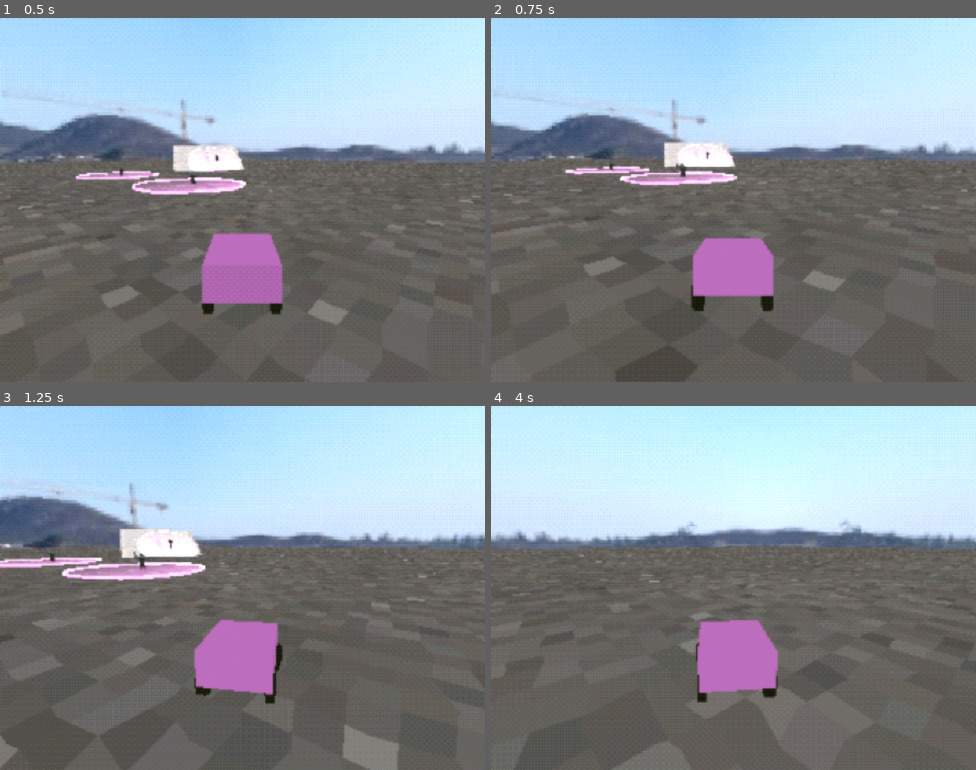
Above: before the commit, frames 1-4 (two rows, left to right).
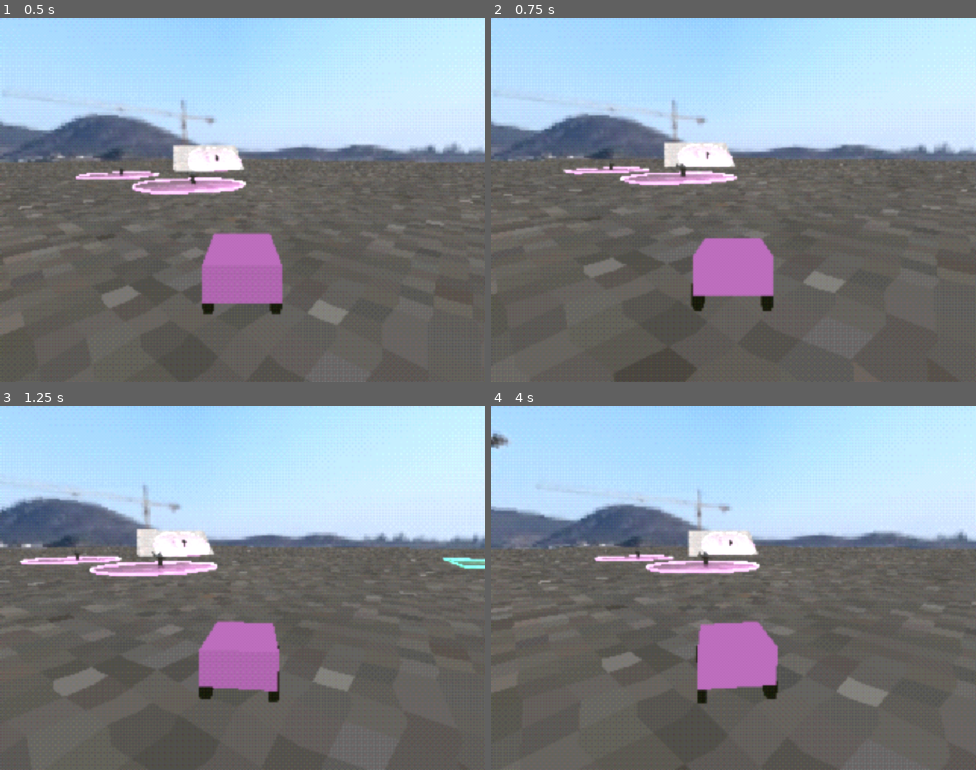
Above: after the commit, the same moments.

Repository: Walfalcon/NormalTaxi
Game: Godot game, scene res://shaders/PostProcessing.tscn
Same seed, same stepped clock (60 frames per second), same inputs: the game is played once before the commit and once after it.
Inputs:
- Up to frame 1 (0.5 s): no input
- Up to frame 2 (0.75 s): hold D (Right) from 0.53 s (still down); hold J (Gas) from 0.53 s (still down)
- Up to frame 3 (1.25 s): keep holding D (Right); keep holding J (Gas); tap Shift (Shift, bound only after the commit) at 0.8 s
- Up to frame 4 (4 s): release D (Right) at 1.28 s; release J (Gas) at 1.28 s; hold K (Brake) 1.28-2.03 s; tap Shift (Shift, bound only after the commit) at 1.35, 2.3, 2.85, 3.8 s; tap J (Gas) at 1.55, 3.05 s; hold J (Gas) 2.03-2.78 s; hold D (Right) 2.03-3.53 s; hold A (Left) from 3.53 s (still down); hold J (Gas) from 3.53 s (still down)

Frame 1 is identical in both runs. In frame 2, less than 0.1% of the frame differs, in the area x 3-99%, y 29-81%; in frame 3, 8.0%; in frame 4, 24%, in the area x 0-100%, y 0-100%.

Commit message:
Added gear shifting to the car, some passenger stuff

Diff:
--- a/Game/GameObjects/Passenger/Passenger.tscn
+++ b/Game/GameObjects/Passenger/Passenger.tscn
@@ -16,6 +16,9 @@
 height = 0.5
 radial_segments = 16
 rings = 0
+
+[sub_resource type="CylinderShape3D" id="CylinderShape3D_6obno"]
+height = 3.0
 
 [node name="Passenger" type="Node3D"]
 script = ExtResource("1_yg7tl")
@@ -41,3 +44,9 @@
 double_sided = false
 alpha_cut = 1
 texture = ExtResource("3_6obno")
+
+[node name="Area" type="Area3D" parent="TargetModel"]
+unique_name_in_owner = true
+
+[node name="CollisionShape3D" type="CollisionShape3D" parent="TargetModel/Area"]
+shape = SubResource("CylinderShape3D_6obno")
--- a/Game/GameObjects/Passenger/passenger.gd
+++ b/Game/GameObjects/Passenger/passenger.gd
@@ -2,15 +2,20 @@
 extends Node3D
 
 @export var radius: float = 6.0
-@export var walk_speed: float = 2.0
-@export var run_speed: float = 3.0
-@export var dodge_speed: float = 14.0
-@export var dodge_distance: float = 5.0
+@export var clue: String = "i dunno"
+@export var take_me_to: String = "" ## Index destinations by the name of the object
 
 @onready var placement_raycast: RayCast3D = %PlacementRaycast
 @onready var target_model: MeshInstance3D = %TargetModel
 @onready var passenger_sprite: Sprite3D = %PassengerSprite
 @onready var passenger_base: Node3D = %PassengerBase
+@onready var area: Area3D = %Area
+
+
+const walk_speed: float = 2.0
+const run_speed: float = 3.0
+const dodge_speed: float = 14.0
+const dodge_distance: float = 5.0
 
 var passenger_ready: bool = true
 var dodging: bool = false
@@ -22,6 +27,8 @@
 	if placement_raycast.is_colliding():
 		target_model.mesh.top_radius = radius
 		target_model.mesh.bottom_radius = radius
+		var area_shape = area.find_child("CollisionShape3D")
+		area_shape.shape.radius = radius
 		position = placement_raycast.get_collision_point()
 		normal = placement_raycast.get_collision_normal()
 		target_model.look_at(position + normal)
@@ -56,3 +63,5 @@
 			dodging = false
 	elif distance_to_player > 15.0:
 		passenger_base.position = passenger_base.position.move_toward(Vector3.ZERO, walk_speed * delta)
+	elif GameVariables.current_player.speed < 0.1 and area.overlaps_body(GameVariables.current_player):
+		GameVariables.current_player.passenger_enter(self)
--- a/Game/GameObjects/car.gd
+++ b/Game/GameObjects/car.gd
@@ -3,7 +3,7 @@
 
 @export_category("Gas/Brake")
 @export var gas_force: float = 900.0
-@export var brake_force: float = 1200.0
+@export var brake_force: float = 1.0
 @export var max_speed: float = 60.0 ## Positive number
 @export var max_reverse_speed: float = -50.0 ## Negative number
 @export var accel_curve: Curve
@@ -13,9 +13,11 @@
 
 @export var tires: Array[Tire]
 
-var gas_brake: float = 0.0 ## Should be from -1 to +1
+var gas: float = 0.0 ## From 0 to 1
+var brake: float = 0.0
 var steering: float = 0.0 ## Should be from -max_steering_angle to +max_steering_angle
 var speed: float = 0.0
+var gear_forward: bool = true
 
 func _physics_process(delta: float) -> void:
 	speed = linear_velocity.length()
@@ -25,19 +27,8 @@
 			tire.steer(steering)
 		tire.suspension()
 		if tire.driven:
-			tire.drive(gas_brake)
+			tire.drive(gas, brake, gear_forward)
 		tire.traction()
-	if speed < stopping_speed:
-		apply_central_force(-linear_velocity * mass / delta)
-	#	## Steering
-	#	var target_angular_velocity: Vector3 = global_basis.y * steering * drive_speed
-	#	var flat_angular_velocity: Vector3 = angular_velocity.project(global_basis.y)
-	#	apply_torque((target_angular_velocity - flat_angular_velocity) * mass)
-	## Prevent slipping
-	#var slip_speed: float = -global_basis.tdotx(linear_velocity)
-	#force += global_basis.x * slip_speed * tire_grip * mass / delta
-
-	#apply_central_force(force)
 
 func get_point_velocity(point: Vector3) -> Vector3:
 	return linear_velocity + angular_velocity.cross(point - global_position)
--- /dev/null
+++ b/Game/Level/Destination/destination.gd
@@ -0,0 +1,12 @@
+class_name Destination
+extends Area3D
+
+var is_active: bool = false
+
+func _ready() -> void:
+	GameVariables.destinations.append(self)
+
+func _physics_process(delta: float) -> void:
+	if GameVariables.current_player.speed < 0.1 and overlaps_body(GameVariables.current_player):
+		GameVariables.current_player.stop()
+		print("get points")
--- /dev/null
+++ b/Game/Level/Destination/destination.tscn
@@ -0,0 +1,6 @@
+[gd_scene load_steps=2 format=3 uid="uid://cxaiw6np38ld7"]
+
+[ext_resource type="Script" uid="uid://dlh1uxh1w060y" path="res://Level/Destination/destination.gd" id="1_fft7u"]
+
+[node name="Destination" type="Area3D"]
+script = ExtResource("1_fft7u")
--- /dev/null
+++ b/Game/Level/Materials/light_volume.tres
@@ -0,0 +1,8 @@
+[gd_resource type="ShaderMaterial" load_steps=2 format=3 uid="uid://7xe86xhw1m8m"]
+
+[ext_resource type="Shader" uid="uid://b7ihdy2gexmxd" path="res://shaders/psx_light-volume.gdshader" id="1_ggn2r"]
+
+[resource]
+render_priority = 0
+shader = ExtResource("1_ggn2r")
+shader_parameter/modulate_color = Color(1, 1, 1, 1)
--- a/Game/Level/level.tscn
+++ b/Game/Level/level.tscn
@@ -6,6 +6,8 @@
 [ext_resource type="Shader" uid="uid://dnep6whwrvihk" path="res://shaders/psx_unlit.gdshader" id="3_52x1o"]
 [ext_resource type="Texture2D" uid="uid://cx50tn3jmqk4v" path="res://Level/Materials/Textures/Cement Tile 32.png" id="4_iincs"]
 [ext_resource type="PackedScene" uid="uid://bmmlolxoi3a7r" path="res://GameObjects/Passenger/Passenger.tscn" id="6_nk1il"]
+[ext_resource type="PackedScene" uid="uid://cxaiw6np38ld7" path="res://Level/Destination/destination.tscn" id="7_22cqp"]
+[ext_resource type="Shader" uid="uid://b7ihdy2gexmxd" path="res://shaders/psx_light-volume.gdshader" id="8_wqlfs"]
 
 [sub_resource type="PanoramaSkyMaterial" id="PanoramaSkyMaterial_nk1il"]
 panorama = ExtResource("1_iincs")
@@ -56,6 +58,18 @@
 subdivide_height = 4
 subdivide_depth = 4
 
+[sub_resource type="ShaderMaterial" id="ShaderMaterial_py82k"]
+render_priority = 0
+shader = ExtResource("8_wqlfs")
+shader_parameter/modulate_color = Color(0.14902, 1, 0.666667, 1)
+
+[sub_resource type="BoxMesh" id="BoxMesh_1teg4"]
+material = SubResource("ShaderMaterial_py82k")
+size = Vector3(15, 0.5, 15)
+
+[sub_resource type="BoxShape3D" id="BoxShape3D_i5g78"]
+size = Vector3(15, 3, 15)
+
 [node name="Level" type="Node3D"]
 
 [node name="WorldEnvironment" type="WorldEnvironment" parent="."]
@@ -87,9 +101,24 @@
 
 [node name="Passenger" parent="Passengers" instance=ExtResource("6_nk1il")]
 transform = Transform3D(1, 0, 0, 0, 1, 0, 0, 0, 1, 37.5155, 2.85626, 33.4607)
+take_me_to = "TestDest"
 
 [node name="Passenger2" parent="Passengers" instance=ExtResource("6_nk1il")]
 transform = Transform3D(1, 0, 0, 0, 1, 0, 0, 0, 1, 37.5155, 1.59775, 12.8619)
+take_me_to = "TestDest"
 
 [node name="Passenger3" parent="Passengers" instance=ExtResource("6_nk1il")]
 transform = Transform3D(1, 0, 0, 0, 1, 0, 0, 0, 1, 18.7735, 1.59775, 12.8619)
+take_me_to = "TestDest"
+
+[node name="Destinations" type="Node" parent="."]
+
+[node name="TestDest" parent="Destinations" instance=ExtResource("7_22cqp")]
+transform = Transform3D(1, 0, 0, 0, 1, 0, 0, 0, 1, -15.0147, 0, 37.8626)
+
+[node name="MeshInstance3D" type="MeshInstance3D" parent="Destinations/TestDest"]
+mesh = SubResource("BoxMesh_1teg4")
+
+[node name="CollisionShape3D" type="CollisionShape3D" parent="Destinations/TestDest"]
+transform = Transform3D(1, 0, 0, 0, 1, 0, 0, 0, 1, 0, 1.5, 0)
+shape = SubResource("BoxShape3D_i5g78")
--- a/Game/Player/PlayerCustom.tscn
+++ b/Game/Player/PlayerCustom.tscn
@@ -7,7 +7,8 @@
 [ext_resource type="Script" uid="uid://de6afhegvlrr8" path="res://Player/camera_pivot.gd" id="5_rg7h5"]
 
 [sub_resource type="Curve" id="Curve_rg7h5"]
-_data = [Vector2(0, 0.460674), 0.0, 0.0, 0, 0, Vector2(0.362319, 0.889865), 0.0, 0.0, 0, 0, Vector2(0.630435, 0.777691), 0.0, 0.0, 0, 0, Vector2(0.991037, 0.272677), 0.0, 0.0, 0, 0, Vector2(1, 0), 0.0, 0.0, 0, 0]
+_limits = [0.0, 1.0, -1.0, 1.0]
+_data = [Vector2(-0.0106382, 0.629214), 0.0, 0.0, 0, 0, Vector2(0.362319, 0.889865), 0.0, 0.0, 0, 0, Vector2(0.630435, 0.777691), 0.0, 0.0, 0, 0, Vector2(0.991037, 0.272677), 0.0, 0.0, 0, 0, Vector2(1, 0), 0.0, 0.0, 0, 0]
 point_count = 5
 
 [sub_resource type="BoxShape3D" id="BoxShape3D_53tn2"]
@@ -23,6 +24,9 @@
 bottom_radius = 0.3
 height = 0.14
 radial_segments = 7
+
+[sub_resource type="LabelSettings" id="LabelSettings_rg7h5"]
+font_size = 12
 
 [node name="PlayerCustom" type="RigidBody3D" node_paths=PackedStringArray("tires")]
 mass = 25.0
@@ -120,3 +124,15 @@
 
 [node name="Camera3D" type="Camera3D" parent="CameraPivot"]
 transform = Transform3D(1, 0, 0, 0, 0.982935, 0.183951, 0, -0.183951, 0.982935, 0, 2, 4)
+
+[node name="Clue" type="Label" parent="."]
+unique_name_in_owner = true
+offset_top = 10.0
+offset_right = 320.0
+offset_bottom = 60.0
+label_settings = SubResource("LabelSettings_rg7h5")
+horizontal_alignment = 1
+vertical_alignment = 1
+autowrap_mode = 2
+justification_flags = 0
+text_overrun_behavior = 1
--- a/Game/Player/player_custom.gd
+++ b/Game/Player/player_custom.gd
@@ -1,5 +1,10 @@
 class_name Player
 extends Car
+
+@onready var clue_label: Label = %Clue
+
+var current_destination: Destination = null
+var has_passenger: bool = false
 
 func _ready() -> void:
 	GameVariables.current_player = self
@@ -7,17 +12,31 @@
 func _physics_process(delta: float) -> void:
 	## Get inputs
 	steering = Input.get_axis("Right", "Left") * max_steering_angle
-	gas_brake = Input.get_axis("Brake", "Gas")
+	gas = Input.get_action_strength("Gas")
+	brake = Input.get_action_strength("Brake")
 
-	## Apply steering to front tires
-	## Apply gas/braking to all tires
-	#tire_front_left.gas = gas
-	#tire_front_right.gas = gas
-	#tire_back_left.gas = gas
-	#tire_back_right.gas = gas
-	#tire_front_left.brake = brake
-	#tire_front_right.brake = brake
-	#tire_back_left.brake = brake
-	#tire_back_right.brake = brake
+	if Input.is_action_just_pressed("Shift"):
+		gear_forward = !gear_forward
 
 	super(delta)
+
+func stop() -> void:
+	freeze = true
+
+func start() -> void:
+	freeze = false
+
+## Called when the player stops to pick up a passenger. Add a thing to wait until the passenger is on board.
+func passenger_enter(new_passenger: Passenger) -> void:
+	for i in GameVariables.destinations:
+		if i.name == new_passenger.take_me_to:
+			current_destination = i
+			break
+	assert(current_destination != null, "Picked up passenger did not have a valid destination")
+	clue_label.text = new_passenger.clue
+	has_passenger = true
+
+func passenger_exit() -> void:
+	has_passenger = false
+	current_destination = null
+	clue_label.text = ""
--- a/Game/Player/tire.gd
+++ b/Game/Player/tire.gd
@@ -56,7 +56,7 @@
 	rotation.y = angle
 
 ## Apply gas/brake, if drive is true
-func drive(gas_brake: float) -> void:
+func drive(gas: float, brake: float, gear_forward: bool) -> void:
 	if is_colliding():
 		var wheel_point: Vector3 = tire_model.global_position
 		var projected_forward: Vector3 = (-global_basis.z).slide(get_collision_normal()).normalized()
@@ -64,19 +64,18 @@
 		tire_model.rotate_x(-drive_speed * get_process_delta_time() / tire_radius)
 
 		## Gas/Brake
-		if gas_brake > 0.0:
-			if drive_speed < 0.0:
-				body.apply_force(projected_forward * gas_brake * body.brake_force, wheel_point - body.global_position)
-			else:
+		if drive_speed:
+			body.apply_force(-projected_forward * brake * body.brake_force * drive_speed / abs(drive_speed), wheel_point - body.global_position)
+		if gas > 0.0:
+			if gear_forward:
 				var normalized_speed: float = drive_speed / body.max_speed
 				var torque: float = body.accel_curve.sample_baked(normalized_speed)
-				body.apply_force(projected_forward * torque * gas_brake * body.gas_force, wheel_point - body.global_position)
-		elif gas_brake < 0.0:
-			if drive_speed > 0.0:
-				body.apply_force(projected_forward * gas_brake * body.brake_force, wheel_point - body.global_position)
+				print(torque)
+				body.apply_force(projected_forward * torque * gas * body.gas_force, wheel_point - body.global_position)
 			else:
 				var normalized_reverse_speed: float = drive_speed / body.max_reverse_speed
 				var torque: float = body.accel_curve.sample_baked(normalized_reverse_speed)
-				body.apply_force(projected_forward * torque * gas_brake * body.gas_force, wheel_point - body.global_position)
+				print(torque)
+				body.apply_force(-projected_forward * torque * gas * body.gas_force, wheel_point - body.global_position)
 		else:
 			body.apply_force(-projected_forward * drive_speed * roll_friction, wheel_point - body.global_position)
--- a/Game/game_variables.gd
+++ b/Game/game_variables.gd
@@ -1,3 +1,4 @@
 extends Node
 
 var current_player: Player = null
+var destinations: Array[Destination] = []
--- a/Game/project.godot
+++ b/Game/project.godot
@@ -36,14 +36,14 @@
 
 Gas={
 "deadzone": 0.2,
-"events": [Object(InputEventJoypadButton,"resource_local_to_scene":false,"resource_name":"","device":-1,"button_index":0,"pressure":0.0,"pressed":true,"script":null)
+"events": [Object(InputEventJoypadButton,"resource_local_to_scene":false,"resource_name":"","device":-1,"button_index":1,"pressure":0.0,"pressed":true,"script":null)
 , Object(InputEventJoypadMotion,"resource_local_to_scene":false,"resource_name":"","device":-1,"axis":5,"axis_value":1.0,"script":null)
 , Object(InputEventKey,"resource_local_to_scene":false,"resource_name":"","device":-1,"window_id":0,"alt_pressed":false …(183 unchanged characters)…
 ]
 }
 Brake={
 "deadzone": 0.2,
-"events": [Object(InputEventJoypadButton,"resource_local_to_scene":false,"resource_name":"","device":-1,"button_index":1,"pressure":0.0,"pressed":true,"script":null)
+"events": [Object(InputEventJoypadButton,"resource_local_to_scene":false,"resource_name":"","device":-1,"button_index":0,"pressure":0.0,"pressed":true,"script":null)
 , Object(InputEventJoypadMotion,"resource_local_to_scene":false,"resource_name":"","device":-1,"axis":4,"axis_value":1.0,"script":null)
 , Object(InputEventKey,"resource_local_to_scene":false,"resource_name":"","device":-1,"window_id":0,"alt_pressed":false …(183 unchanged characters)…
 ]
@@ -76,6 +76,12 @@
 , Object(InputEventKey,"resource_local_to_scene":false,"resource_name":"","device":-1,"window_id":0,"alt_pressed":false …(183 unchanged characters)…
 ]
 }
+Shift={
+"deadzone": 0.2,
+"events": [Object(InputEventKey,"resource_local_to_scene":false,"resource_name":"","device":-1,"window_id":0,"alt_pressed":false,"shift_pressed":false,"ctrl_pressed":false,"meta_pressed":false,"pressed":false,"keycode":0,"physical_keycode":4194325,"key_label":0,"unicode":0,"location":0,"echo":false,"script":null)
+, Object(InputEventJoypadButton,"resource_local_to_scene":false,"resource_name":"","device":-1,"button_index":2,"pressure":0.0,"pressed":true,"script":null)
+]
+}
 
 [maaacks_game_template]
 
Not shown: 1 places in Game/GameObjects/Passenger/Passenger.tscn that only renumber resources
Not shown, added: Game/Level/Destination/destination.gd.uid
Not shown: 1 places in Game/Level/level.tscn that only renumber resources
Not shown: 1 places in Game/Player/PlayerCustom.tscn that only renumber resources
